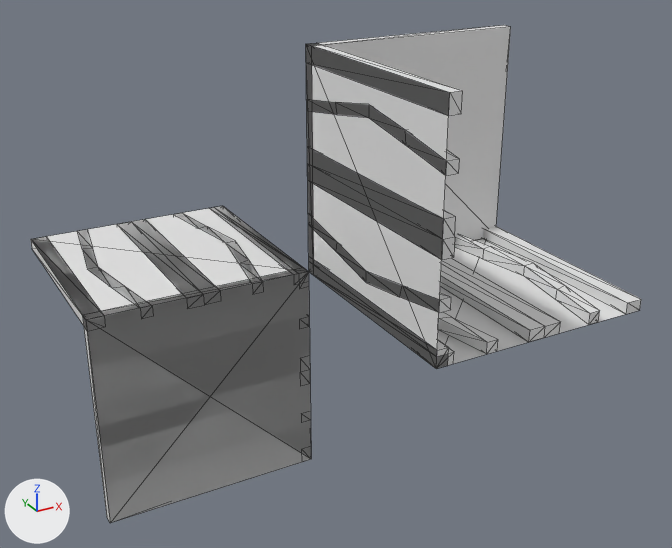
The OBJ model Data/bmc/tiles/t_126.obj as it was, and as the next commit left it.
Rendered twice from a camera (50 mm lens) standing at (-0.866, -1.701, 0.83) and looking at (0.052, -0.031, -0.005). The axes (+X, +Y, +Z) are drawn at lower left. The lights are the same throughout. Mesh edges are drawn as thin lines. Where no turn or scale is listed for an object, it has been applied to the vertices.

The first picture shows 't_126'.
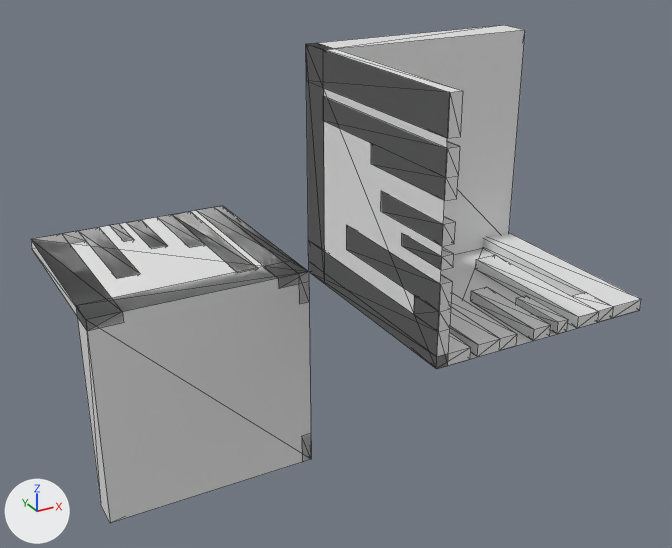
Boxes (x1, y1, x2, y2) around the edits, measured in the pictures (672 x 548 px; the box of a moved part takes in the faces that stretch with it):
part 1 of me_t_126, added
    after: (381, 191, 456, 246)
part 2 of me_t_126, added
    after: (402, 234, 454, 270)
part 3 of me_t_126, added
    after: (516, 296, 568, 334)
part 4 of me_t_126, added
    after: (109, 224, 134, 242)
part 5 of me_t_126, added
    after: (471, 287, 551, 341)
part 6 of me_t_126, added
    after: (127, 220, 168, 249)
part 7 of me_t_126, rebuilt (not visible afterwards)
    before: (301, 411, 311, 423)
part 8 of me_t_126, rebuilt
    before: (438, 312, 498, 354)
    after: (450, 293, 517, 357)
part 9 of me_t_126, rebuilt (10% narrower, 38% taller)
    before: (307, 100, 459, 176)
    after: (323, 96, 460, 201)
part 10 of me_t_126, rebuilt
    before: (173, 213, 263, 294)
    after: (157, 212, 257, 272)
part 11 of me_t_126, deleted
    before: (118, 219, 221, 309)
part 12 of me_t_126, deleted
    before: (440, 258, 561, 342)
part 13 of me_t_126, deleted
    before: (300, 356, 310, 386)
part 14 of me_t_126, deleted
    before: (307, 148, 456, 260)
part 15 of me_t_126, moved or reshaped
    both: (31, 25, 641, 522)

Patch to the scene script:
```diff
--- a/Data/bmc/tiles/t_126.obj.py
+++ b/Data/bmc/tiles/t_126.obj.py
@@ me_t_126 @@
 # used by ob_t_126; location = (0.0, 0.0, 0.0)
-me_t_126.from_pydata(...)  # 277 vertices, 516 faces; spans x -0.5..0.5, y -0.5..0.5, z -0.5..0.5
+me_t_126.from_pydata(...)  # 237 vertices, 416 faces; spans x -0.5..0.5, y -0.5..0.5, z -0.5..0.5
+# me_t_126 part 1: a new loose piece, a box spanning x 0.0..0.025, y -0.5..-0.3, z 0.237..0.277
+# me_t_126 part 2: a new loose piece, a box spanning x 0.0..0.025, y -0.5..-0.374, z 0.193..0.218
+# me_t_126 part 3: a new loose piece, a box spanning x 0.282..0.307, y -0.5..-0.374, z 0.0..0.025
+# me_t_126 part 4: a new loose piece, a box spanning x -0.307..-0.282, y 0.374..0.5, z -0.025..0.0
+# me_t_126 part 5: a new loose piece, a box spanning x 0.223..0.263, y -0.5..-0.3, z 0.0..0.025
+# me_t_126 part 6: a new loose piece, a box spanning x -0.263..-0.223, y 0.3..0.5, z -0.025..0.0
+# me_t_126 part 7: the loose piece of 20 vertices spanning x -0.025..0.0, y 0.0..0.5, z -0.429..-0.363 is rebuilt with 14 vertices and now spans x -0.025..0.0, y 0.071..0.5, z -0.408..-0.318
+# me_t_126 part 8: the loose piece of 20 vertices spanning x 0.071..0.138, y -0.5..0.0, z 0.0..0.025 is rebuilt with 14 vertices and now spans x 0.092..0.182, y -0.5..-0.071, z 0.0..0.025
+# me_t_126 part 9: the loose piece of 20 vertices spanning x 0.0..0.025, y -0.5..0.0, z 0.363..0.429 is rebuilt with 14 vertices and now spans x 0.0..0.025, y -0.5..-0.071, z 0.318..0.408
+# me_t_126 part 10: the loose piece of 20 vertices spanning x -0.138..-0.071, y 0.0..0.5, z -0.025..0.0 is rebuilt with 14 vertices and now spans x -0.182..-0.092, y 0.071..0.5, z -0.025..0.0
+# me_t_126 part 11: the loose piece of 12 vertices spanning x -0.287..-0.213, y 0.0..0.5, z -0.025..0.0 is deleted
+# me_t_126 part 12: the loose piece of 12 vertices spanning x 0.213..0.287, y -0.5..0.0, z 0.0..0.025 is deleted
+# me_t_126 part 13: the loose piece of 12 vertices spanning x -0.025..0.0, y 0.0..0.5, z -0.288..-0.213 is deleted
+# me_t_126 part 14: the loose piece of 12 vertices spanning x 0.0..0.025, y -0.5..0.0, z 0.213..0.288 is deleted
+# me_t_126 part 15: 120 vertices removed from x -0.5..0.5, y -0.5..0.5, z -0.5..0.5; 88 vertices added at x -0.5..0.5, y -0.5..0.5, z -0.5..0.5
```
